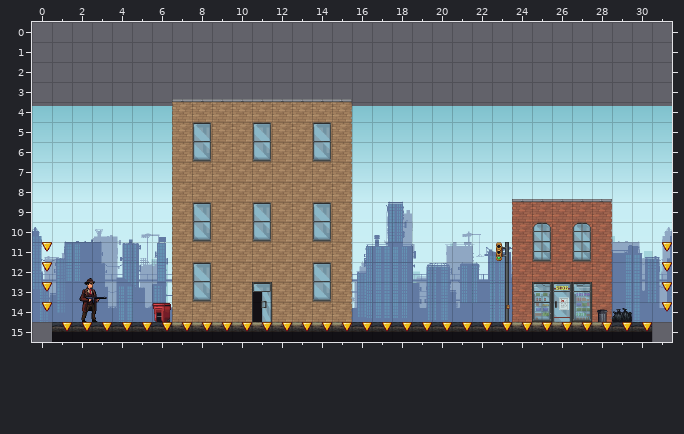
Tiled map: assets/side.tmx. The picture above is the old version.
Cells are 32x32 px. Shown: x 0..31, y 0..15.
After:
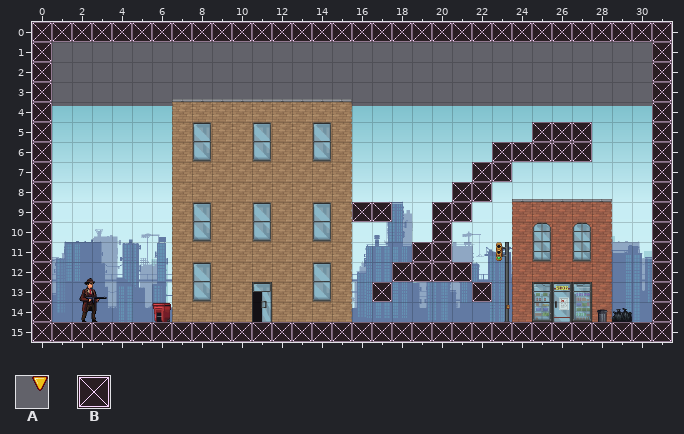
Key: from "Decoration": A 20; from "Sprite_Collision": B 0.
_ is an empty cell, . an unchanged one.
Changes in this commit:
--- layer "Layer_4_Collision"
@@ x 0..31 @@
- 0 ________________________________
- 1 _.............................._
- 2 _.............................._
- 3 _.............................._
- 4 _.............................._
- 5 _........................___..._
- 6 _......................_____..._
- 7 _.....................__......._
- 8 _....................__........_
- 9 _...............__..__........._
-10 _..................._.........._
-11 A..................__..........A
-12 A.................____.........A
-13 A................_...._........A
-14 A..............................A
-15 _AAAAAAAAAAAAAAAAAAAAAAAAAAAAAA_
+ 0 BBBBBBBBBBBBBBBBBBBBBBBBBBBBBBBB
+ 1 B..............................B
+ 2 B..............................B
+ 3 B..............................B
+ 4 B..............................B
+ 5 B........................BBB...B
+ 6 B......................BBBBB...B
+ 7 B.....................BB.......B
+ 8 B....................BB........B
+ 9 B...............BB..BB.........B
+10 B...................B..........B
+11 B..................BB..........B
+12 B.................BBBB.........B
+13 B................B....B........B
+14 B..............................B
+15 BBBBBBBBBBBBBBBBBBBBBBBBBBBBBBBB
Where, in picture pixels (left, top, right, bottom), the same in both pictures:
changed: (32, 22, 672, 342)
